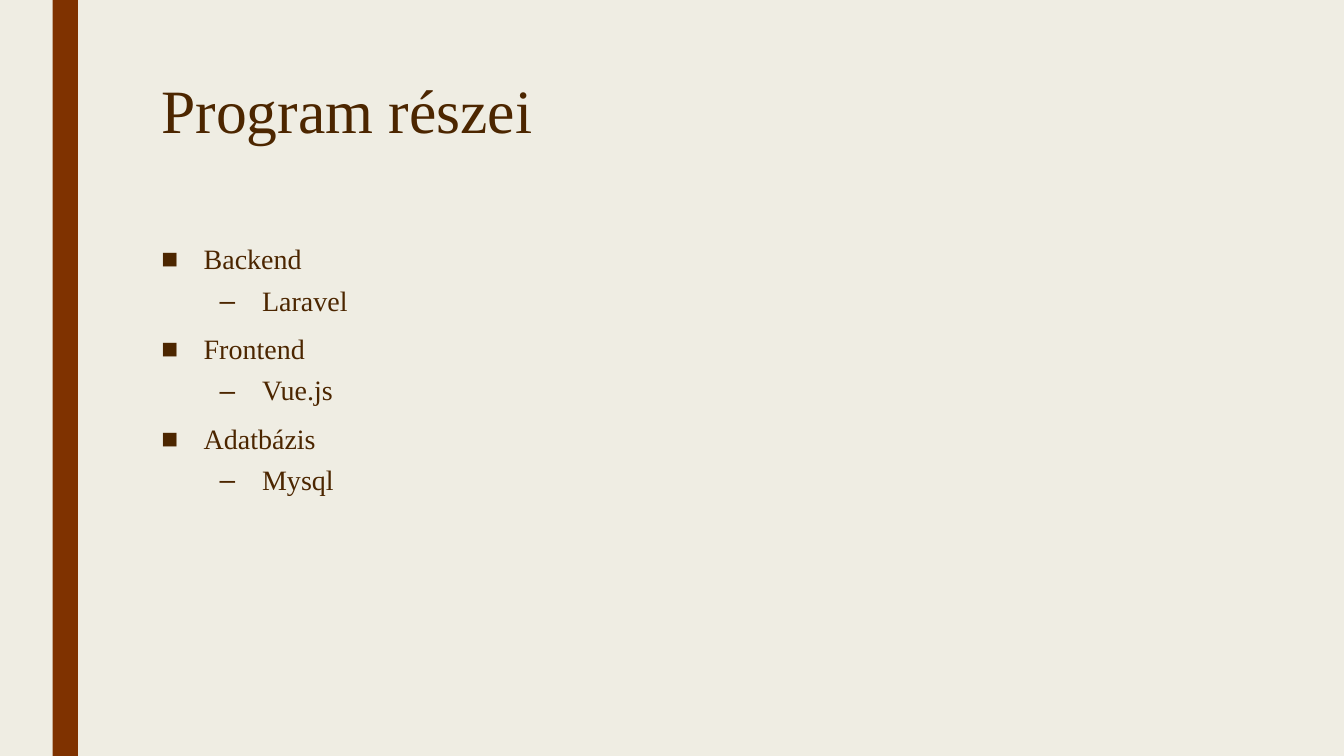
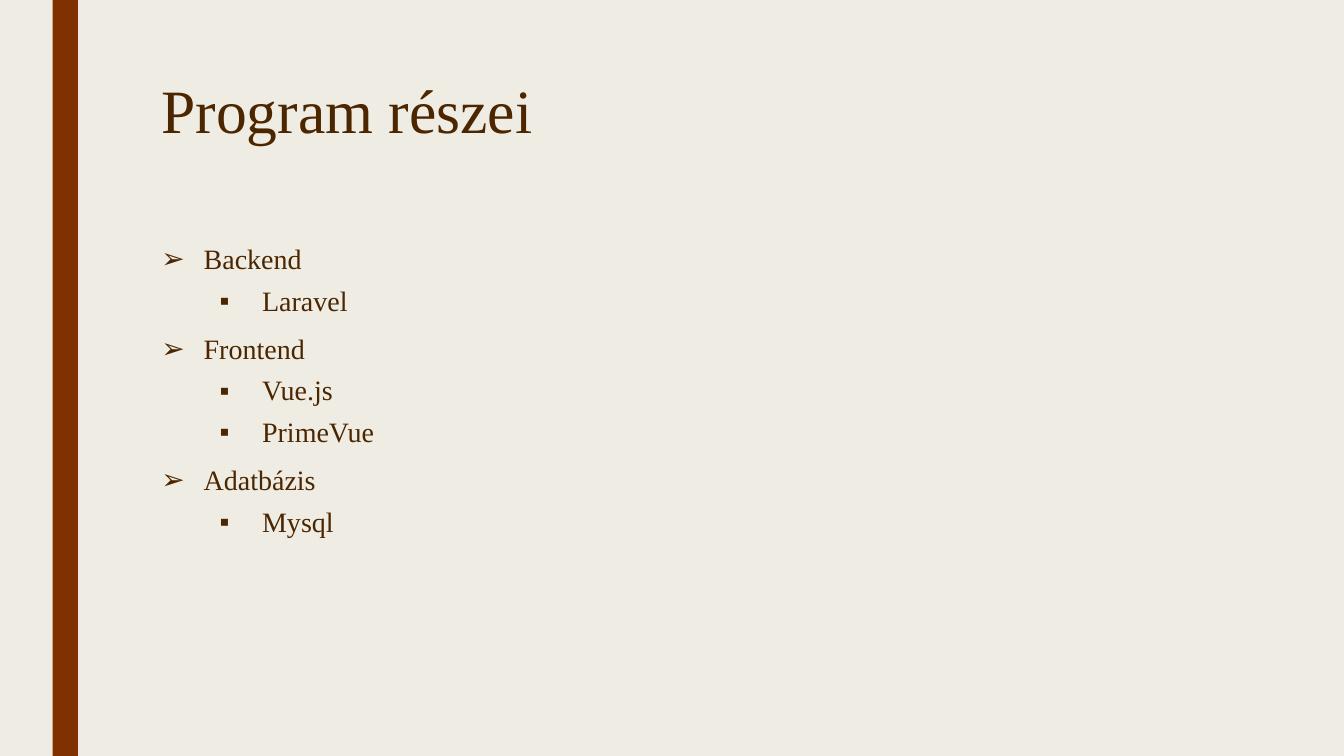
Before and after one commit to TothpalIstvano/13_S1_4_vizsgaremek, a slide deck: slide 4 of Fájlok/Bemutató.pptx. Drawn at 1344x756 pixels with LibreOffice and Linux fonts; fonts in the diff are those of the drawing. Boxes give left, top, right and bottom in pixels: in the first picture for what was removed or moved away, otherwise in the second. Text is boxed around its words. In the diff, an @@ line names an element or a change of style, - is before the commit and + after.

```diff
--- a/Fájlok/Bemutató.pptx
+++ b/Fájlok/Bemutató.pptx
@@ text at bbox=[204, 249, 348, 537]: bullet ■ to ➢; bullet – to ▪ @@
@@ text at bbox=[262, 423, 374, 443]: paragraph added @@
+  ▪ PrimeVue
```
Also in this commit, not shown: 6 other slides changed, 2 slides added, 6 slides removed, 33 other files.
